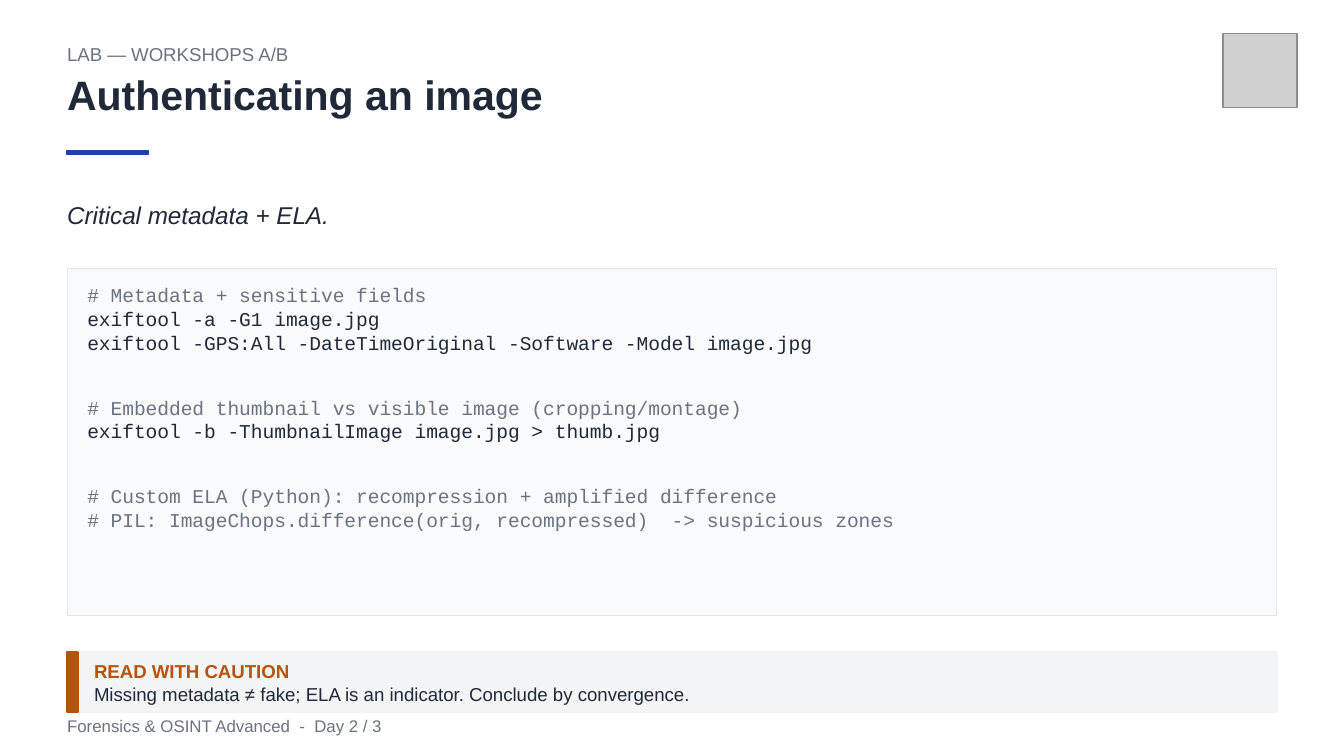
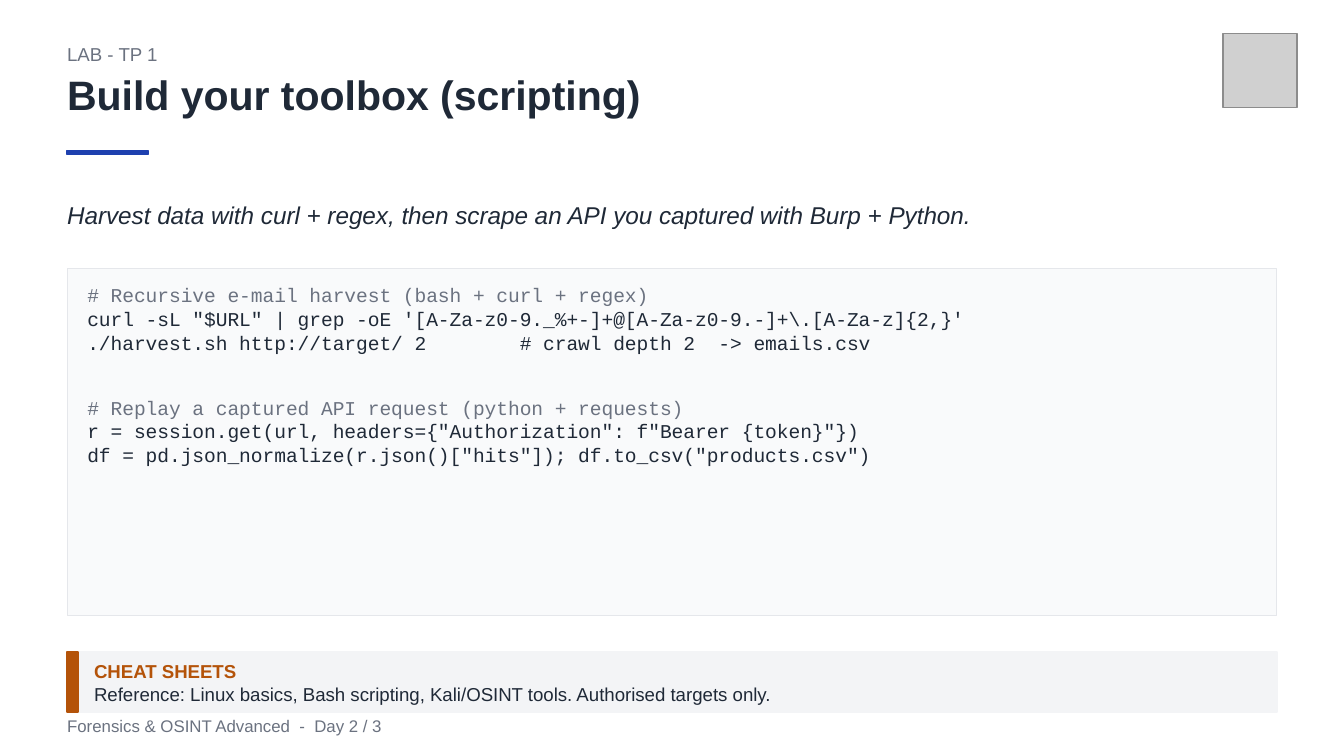
Before and after one commit to clemdepernet/osint-advanced-labs, a slide deck: slide 29 of Day_2/Day_2_Source_Reliability_And_Media_Forensics.pptx. Drawn at 1344x756 pixels with LibreOffice and Linux fonts; fonts in the diff are those of the drawing; grey boxes stand for pictures. Boxes give left, top, right and bottom in pixels: in the first picture for what was removed or moved away, otherwise in the second. Text is boxed around its words. In the diff, an @@ line names an element or a change of style, - is before the commit and + after.

Commit message:
Day 2: scripting labs, cheat sheets, afternoon restructured around the TPs
- Add Cheatsheets/: Linux basics, Bash scripting, Kali/OSINT tools (md + pdf).
- Add Day 2 scripting labs: Email Harvester (bash/curl/regex, recursive) and API Scraping (Burp + Python).
- Rework the Day 2 deck's afternoon into a TP red thread (toolbox -> Geosint -> media forensics) with clear per-TP markers; morning theory unchanged.

```diff
--- a/Day_2/Day_2_Source_Reliability_And_Media_Forensics.pptx
+++ b/Day_2/Day_2_Source_Reliability_And_Media_Forensics.pptx
@@ text at [67,48,157,61]: text changed @@
-LAB — WORKSHOPS A/B
+LAB - TP 1
@@ text at [67,80,640,119]: text changed @@
-Authenticating an image
+Build your toolbox (scripting)
@@ text at [67,206,971,229]: text changed @@
-Critical metadata + ELA.
+Harvest data with curl + regex, then scrape an API you captured with Burp + Python.
@@ text at [87,288,964,466]: text changed; text colour #6B7280 to #1F2937 @@
-# Metadata + sensitive fields
-exiftool -a -G1 image.jpg
-exiftool -GPS:All -DateTimeOriginal -Software -Model image.jpg
-# Embedded thumbnail vs visible image (cropping/montage)
-exiftool -b -ThumbnailImage image.jpg > thumb.jpg
-# Custom ELA (Python): recompression + amplified difference
-# PIL: ImageChops.difference(orig, recompressed) -> suspicious zones
+# Recursive e-mail harvest (bash + curl + regex)
+curl -sL "$URL" | grep -oE '[A-Za-z0-9._%+-]+@[A-Za-z0-9.-]+\.[A-Za-z]{2,}'
+./harvest.sh http://target/ 2 # crawl depth 2 -> emails.csv
+# Replay a captured API request (python + requests)
+r = session.get(url, headers={"Authorization": f"Bearer {token}"})
+df = pd.json_normalize(r.json()["hits"]); df.to_csv("products.csv")
@@ text at [94,665,236,678]: text changed @@
-READ WITH CAUTION
+CHEAT SHEETS
@@ text at [94,687,771,705]: text changed @@
-Missing metadata ≠ fake; ELA is an indicator. Conclude by convergence.
+Reference: Linux basics, Bash scripting, Kali/OSINT tools. Authorised targets only.
```
Also in this commit, not shown: 3 other slides changed, 1 slide added, 10 other files.
